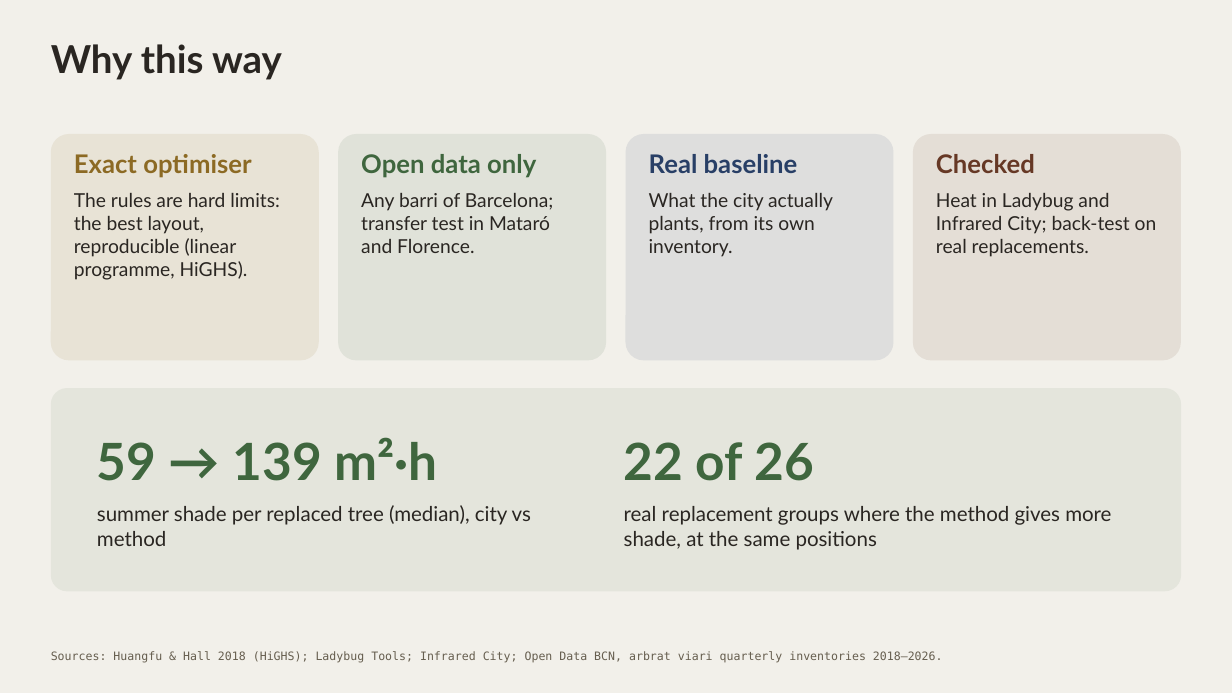
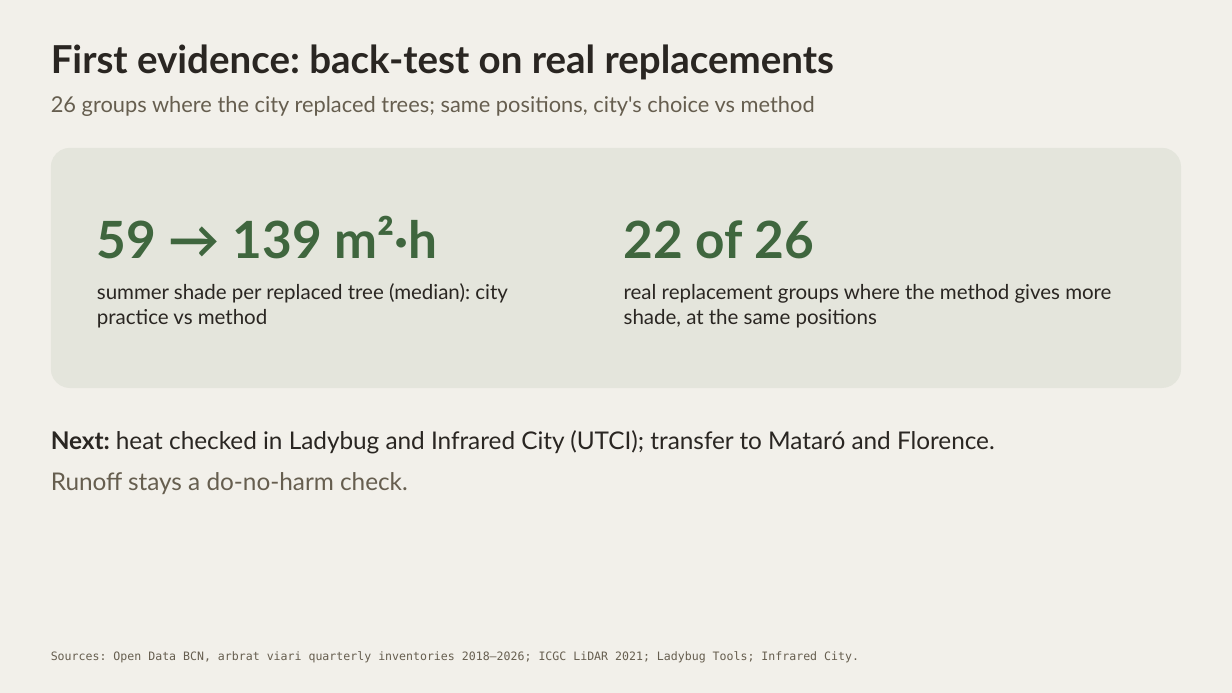
Before and after one commit to giofox96/shade-and-sponge, a slide deck: slide 9 of slides/rm_final/shade_and_sponge_rm_personal.pptx (slide 6 before the commit). Drawn at 1232x693 pixels with LibreOffice and Linux fonts; fonts in the diff are those of the drawing. Boxes give left, top, right and bottom in pixels: in the first picture for what was removed or moved away, otherwise in the second. Text is boxed around its words. In the diff, an @@ line names an element or a change of style, - is before the commit and + after.

```diff
--- a/slides/rm_final/shade_and_sponge_rm_personal.pptx
+++ b/slides/rm_final/shade_and_sponge_rm_personal.pptx
@@ text at (51,44,834,80): text changed @@
-Why this way
+First evidence: back-test on real replacements
@@ text added at (51,96,815,116), 17 pt, text #665E4F @@
+26 groups where the city replaced trees; same positions, city's choice vs method
@@ rounded rectangle: place and size @@
-rounded rectangle at (51,388,1181,592)
+rounded rectangle at (51,148,1181,388)
@@ rounded rectangle removed at (51,134,319,360) @@
@@ text "59 → 139 m²·h": place and size @@
-text "59 → 139 m²·h" at (97,437,531,546)
+text "59 → 139 m²·h" at (97,215,508,328)
@@ rounded rectangle removed at (338,134,606,360) @@
@@ text "22 of 26": place and size @@
-text "22 of 26" at (624,442,1111,550)
+text "22 of 26" at (624,220,1111,328)
@@ rounded rectangle removed at (626,134,894,360) @@
@@ rounded rectangle removed at (913,134,1181,360) @@
@@ text removed at (74,154,280,280) @@
-Exact optimiser
-The rules are hard limits: the best layout, reproducible (linear programme, HiGHS).
@@ text removed at (361,154,553,253) @@
-Open data only
-Any barri of Barcelona; transfer test in Mataró and Florence.
@@ text removed at (649,154,833,257) @@
-Real baseline
-What the city actually plants, from its own inventory.
@@ text removed at (936,154,1157,257) @@
-Checked
-Heat in Ladybug and Infrared City; back-test on real replacements.
@@ text at (97,283,508,328): text changed @@
-summer shade per replaced tree (median), city vs method
+summer shade per replaced tree (median): city practice vs method
@@ text added at (51,430,995,494), 19 pt, text #2A2622 @@
+Next: heat checked in Ladybug and Infrared City (UTCI); transfer to Mataró and Florence.
+Runoff stays a do-no-harm check.
@@ text at (51,651,859,662): text changed @@
-Sources: Huangfu & Hall 2018 (HiGHS); Ladybug Tools; Infrared City; Open Data BCN, arbrat viari quarterly inventories 2018–2026.
+Sources: Open Data BCN, arbrat viari quarterly inventories 2018–2026; ICGC LiDAR 2021; Ladybug Tools; Infrared City.
```
Also in this commit, not shown: 2 other slides changed, 3 slides added, 2 other files.
